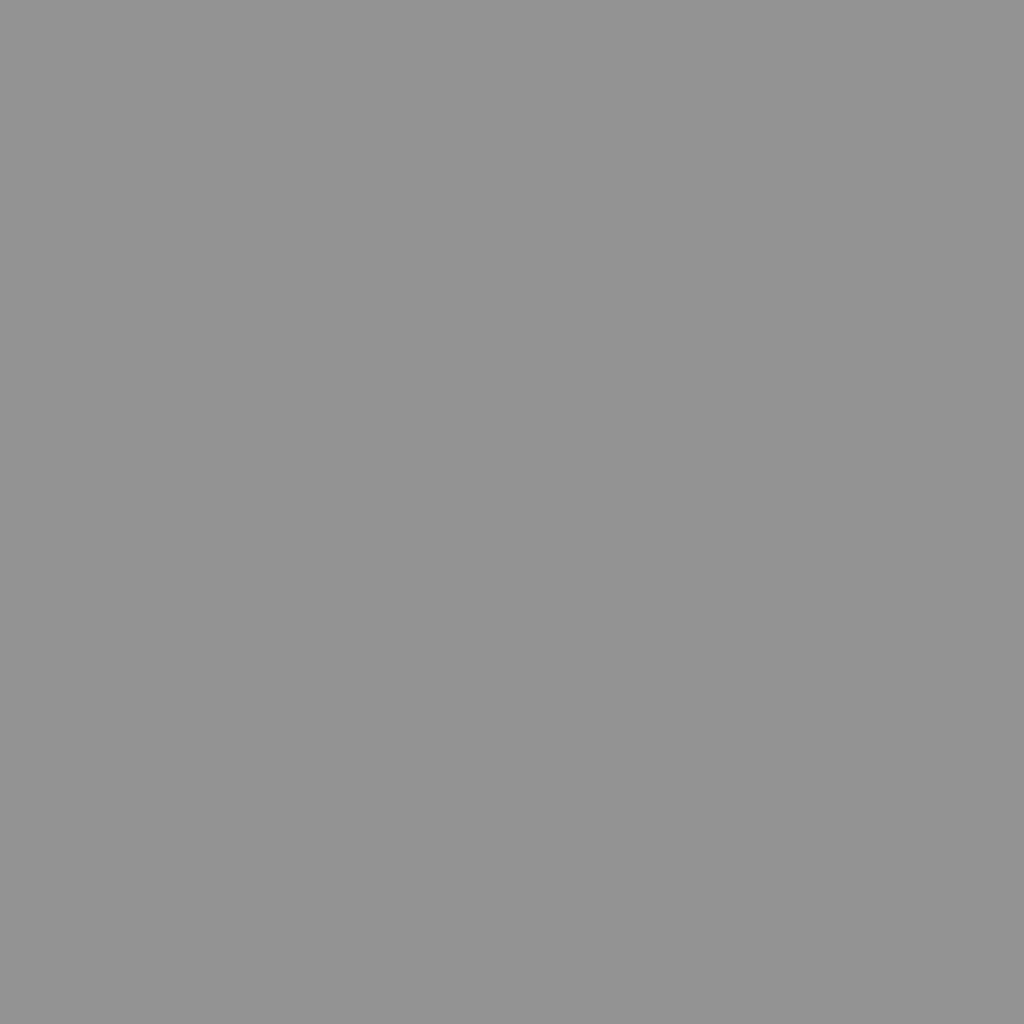
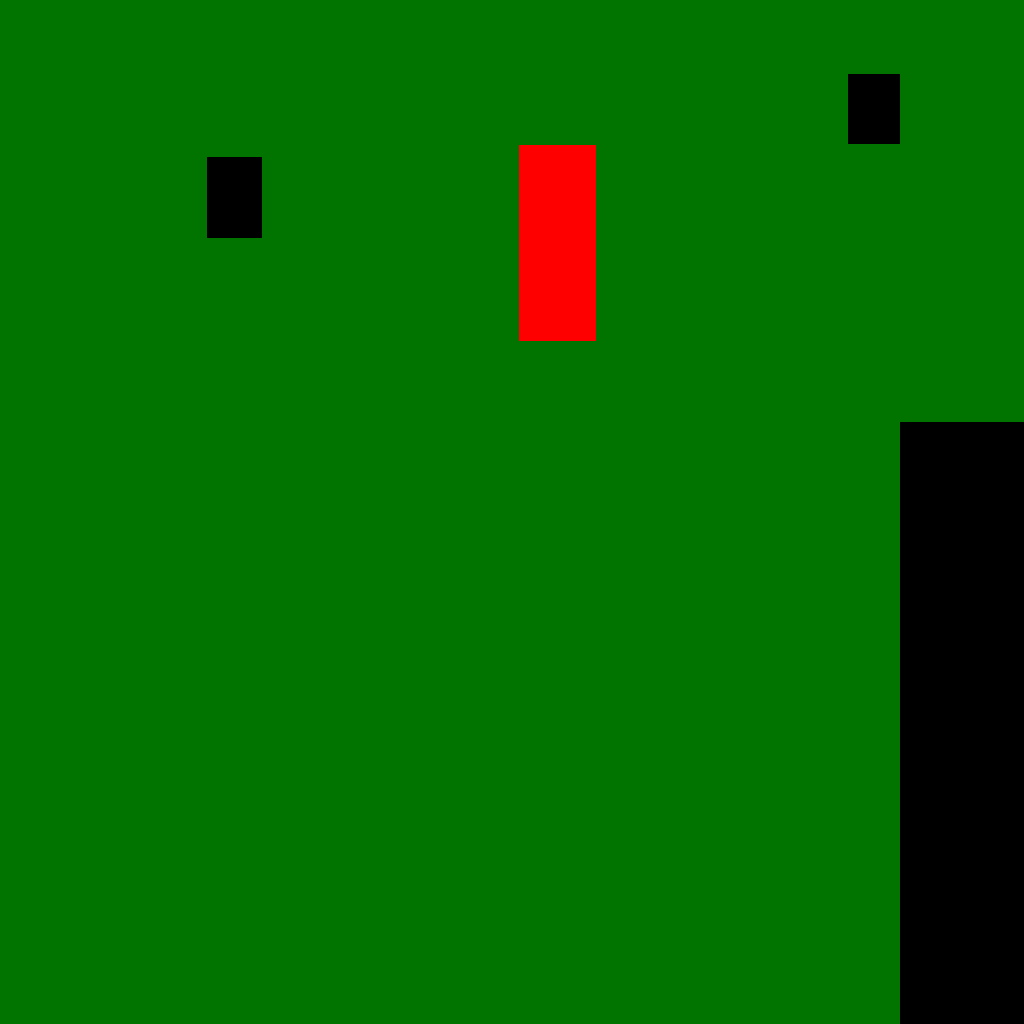
Comparing the layer stacks of the two 1024 x 1024 images. Changes:
painted on "head.png" over left=0, top=0, right=1024, bottom=1024
